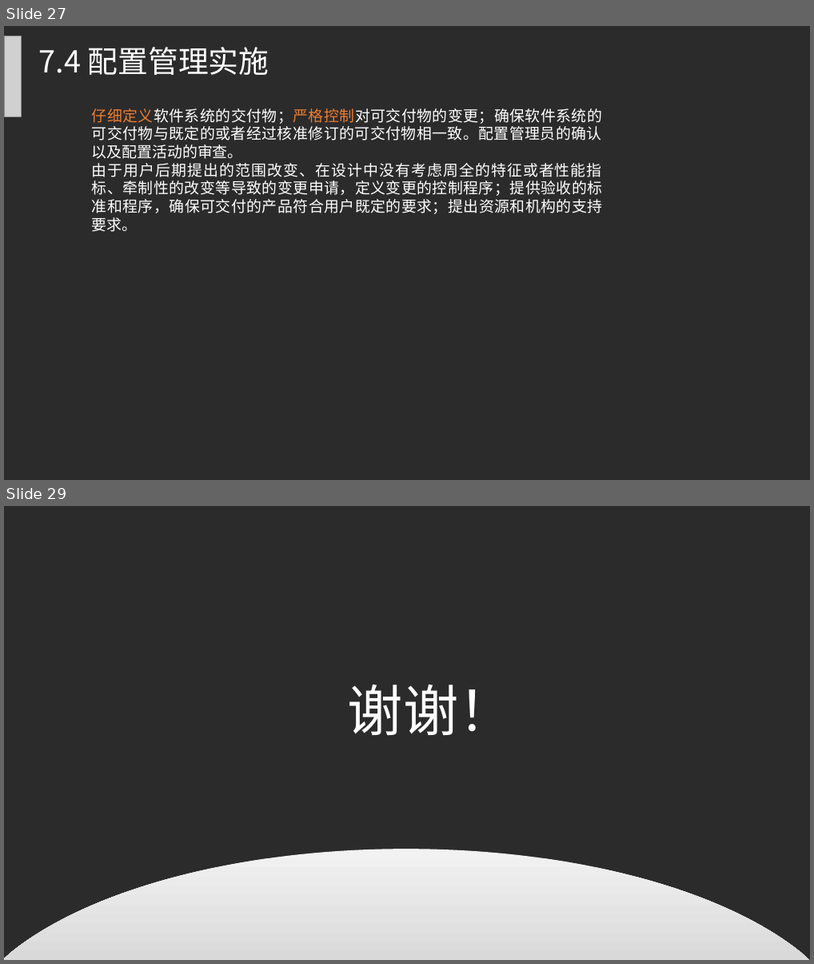
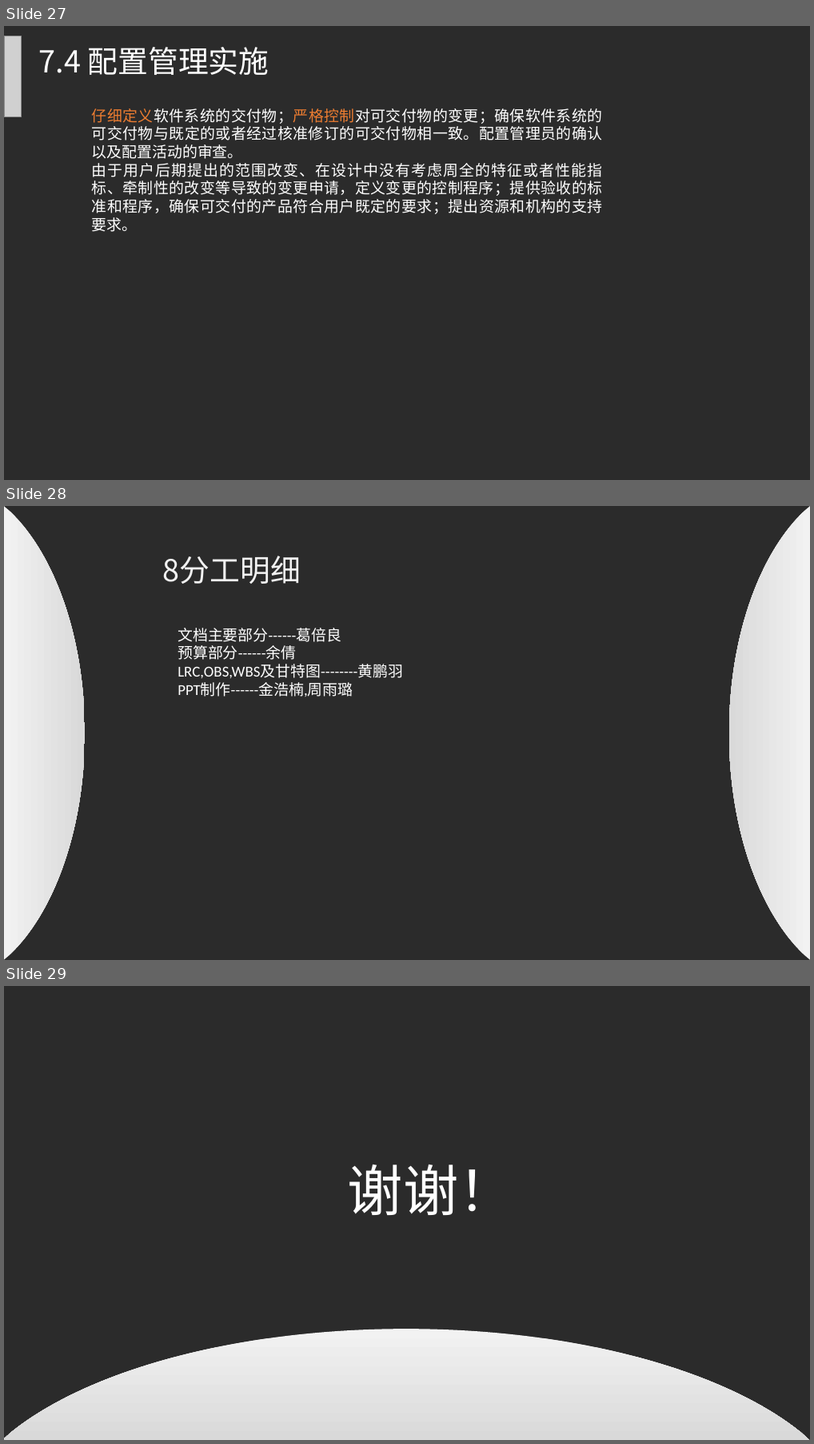
Before and after one commit to PRD2017-G07/G07-teamwork, a slide deck: 0PPT/需求工程计划评审.ppt. Shown one above the other, each under a label of ours: slides 27 and 29 before the commit, slides 27, 28 and 29 after it; the slides between them are not shown. The pictures are 814x964 and 814x1444 pixels, drawn with LibreOffice and Linux fonts; fonts in the diff are those of the drawing; grey boxes stand for pictures; background and template pictures are left out; a plain dark background stands for a picture behind light text. Boxes give left, top, right and bottom in pixels: in the first picture for what was removed or moved away, otherwise in the second. Text is boxed around its words. In the diff, an @@ line names an element or a change of style, - is before the commit and + after.

```diff
--- a/0PPT/需求工程计划评审.ppt
+++ b/0PPT/需求工程计划评审.ppt
@@ slide 28 added at (x1=4, y1=506, x2=810, y2=960), background picture (left out) @@
@@ freeform shape added at (x1=4, y1=506, x2=85, y2=959), fill gradient #F2F2F2 to #D9D9D9 @@
@@ freeform shape added at (x1=730, y1=506, x2=810, y2=959), fill gradient #F2F2F2 to #D9D9D9 @@
@@ text added at (x1=163, y1=556, x2=301, y2=584), 36 pt, text #F2F2F2 @@
+8分工明细
@@ text added at (x1=178, y1=628, x2=403, y2=696), 18 pt, text #FFFFFF @@
+文档主要部分------葛倍良
+预算部分------余倩
+LRC,OBS,WBS及甘特图--------黄鹏羽
+PPT制作------金浩楠,周雨璐
```
Also in this commit, not shown: 4 slides changed, 1 slide removed, 1 other file.
